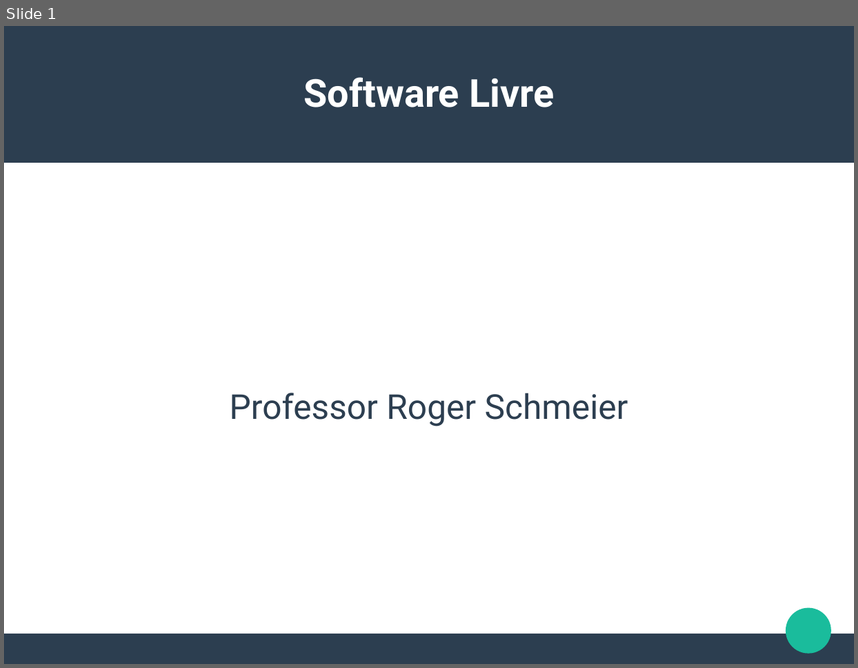
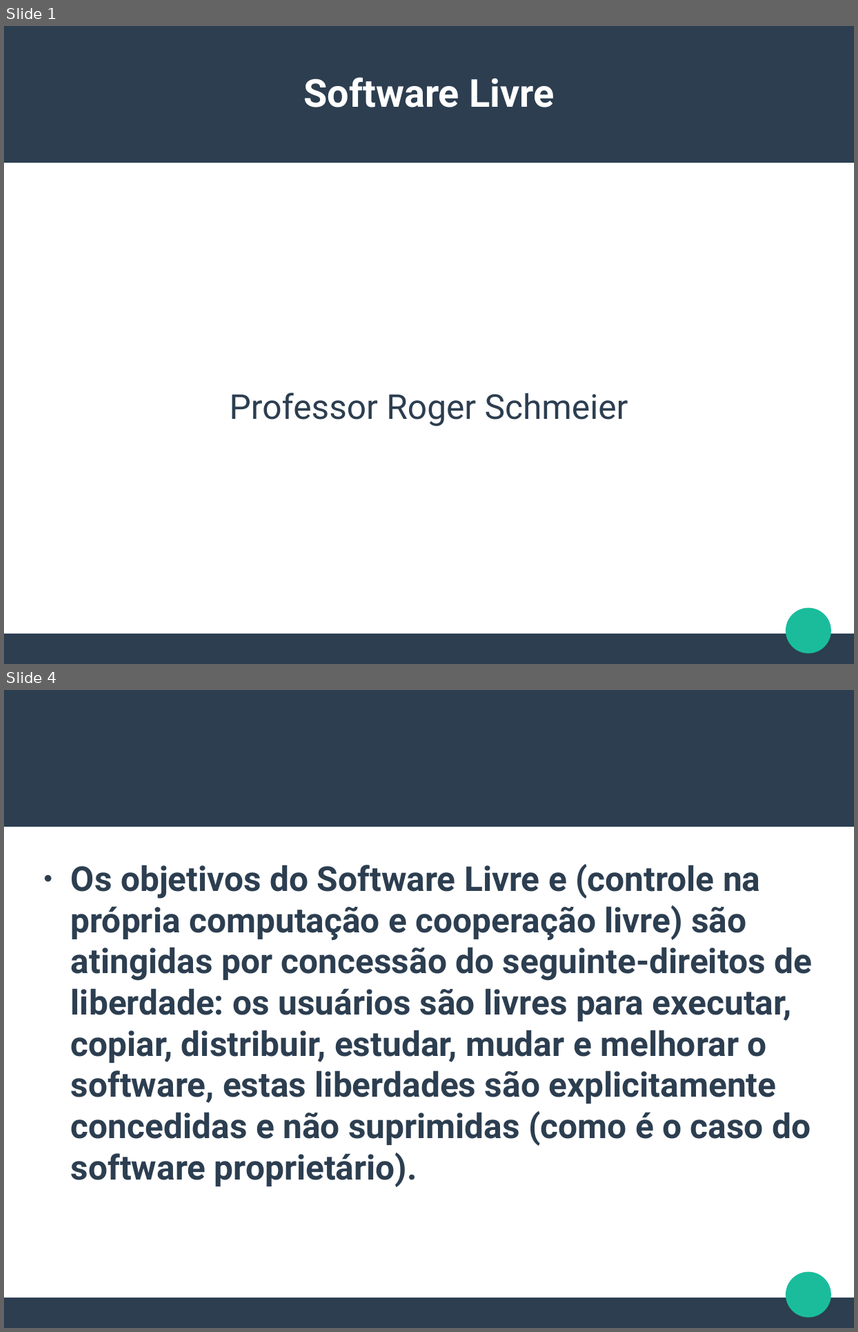
Before and after one commit to RogerSchmeier/Ano_letivo, a slide deck: slides teoria/02 - Software Livre.odp. Shown one above the other, each under a label of ours: slide 1 before the commit, slides 1 and 4 after it; the slides between them are not shown. The pictures are 858x668 and 858x1332 pixels, drawn with LibreOffice and Linux fonts; fonts in the diff are those of the drawing. Boxes give left, top, right and bottom in pixels: in the first picture for what was removed or moved away, otherwise in the second. Text is boxed around its words. In the diff, an @@ line names an element or a change of style, - is before the commit and + after.

Commit message:
Alteração no slide de software livre

```diff
--- a/slides teoria/02 - Software Livre.odp
+++ b/slides teoria/02 - Software Livre.odp
@@ slide 4 added at [4,690,854,1328], background #FFFFFF; not listed: 3 template elements that a slide beside it also shows @@
@@ text added at [71,864,812,1187], 32 pt, text #2C3E50, bold @@
+● Os objetivos do Software Livre e (controle na própria computação e cooperação livre) são atingidas por concessão do seguinte-direitos de liberdade: os usuários são livres para executar, copiar, distribuir, estudar, mudar e melhorar o software, estas liberdades são explicitamente concedidas e não suprimidas (como é o caso do software proprietário).
```
Also in this commit, not shown: 2 slides changed, 1 other slide added.
